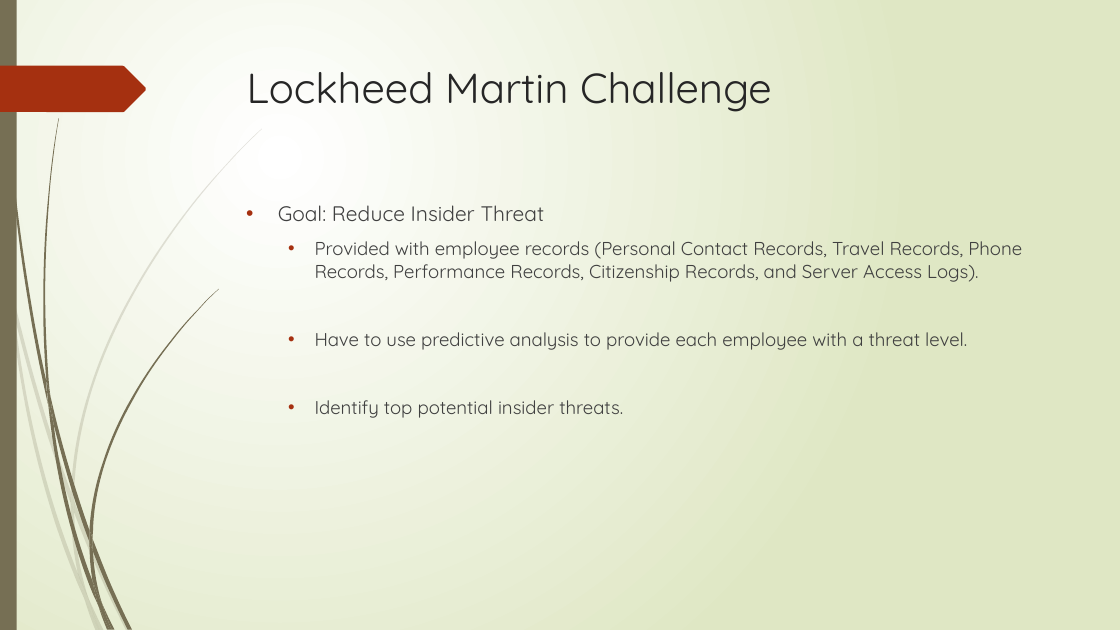
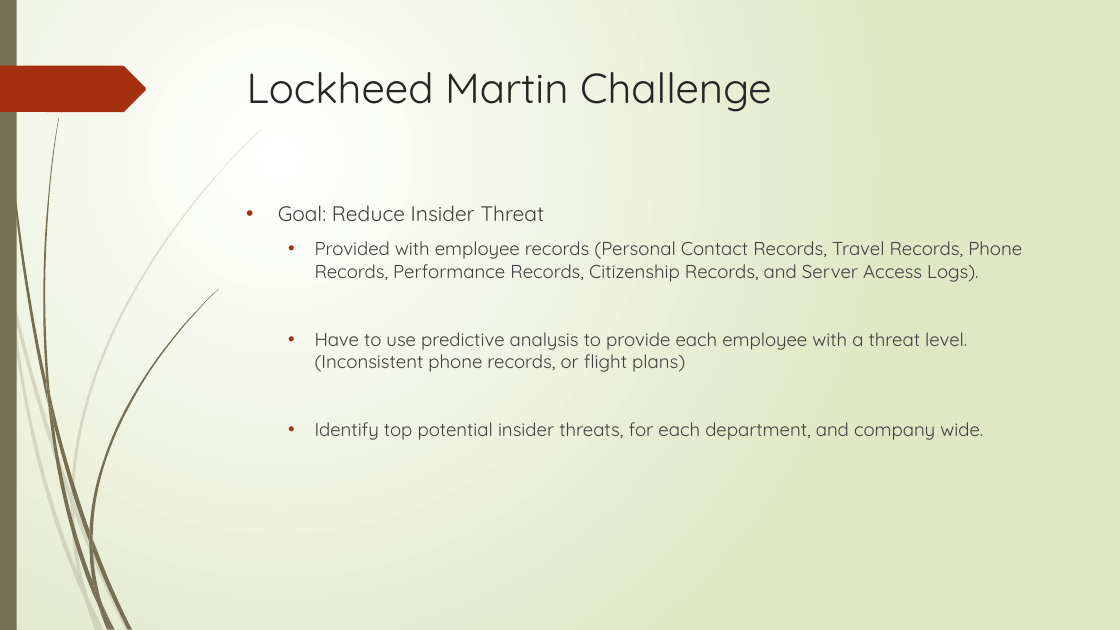
Before and after one commit to jschweizer36/Flyguys, a slide deck: slide 2 of Data Analytics Challenge Final PowerPoint.pptx. Drawn at 1120x630 pixels with LibreOffice and Linux fonts; fonts in the diff are those of the drawing. Boxes give left, top, right and bottom in pixels: in the first picture for what was removed or moved away, otherwise in the second. Text is boxed around its words. In the diff, an @@ line names an element or a change of style, - is before the commit and + after.

```diff
--- a/Data Analytics Challenge Final PowerPoint.pptx
+++ b/Data Analytics Challenge Final PowerPoint.pptx
@@ text at (315, 332, 983, 440): text changed @@
-  • Have to use predictive analysis to provide each employee with a threat level.
-  • Identify top potential insider threats.
+  • Have to use predictive analysis to provide each employee with a threat level. (Inconsistent phone records, or flight plans)
+  • Identify top potential insider threats, for each department, and company wide.
```
Also in this commit, not shown: 7 slides added.
